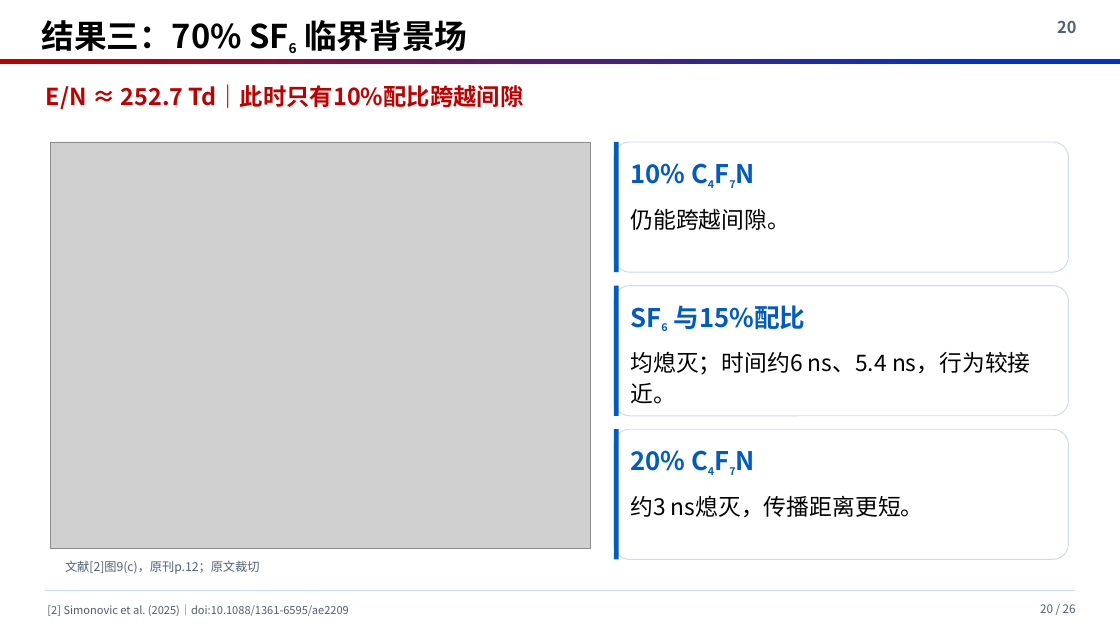
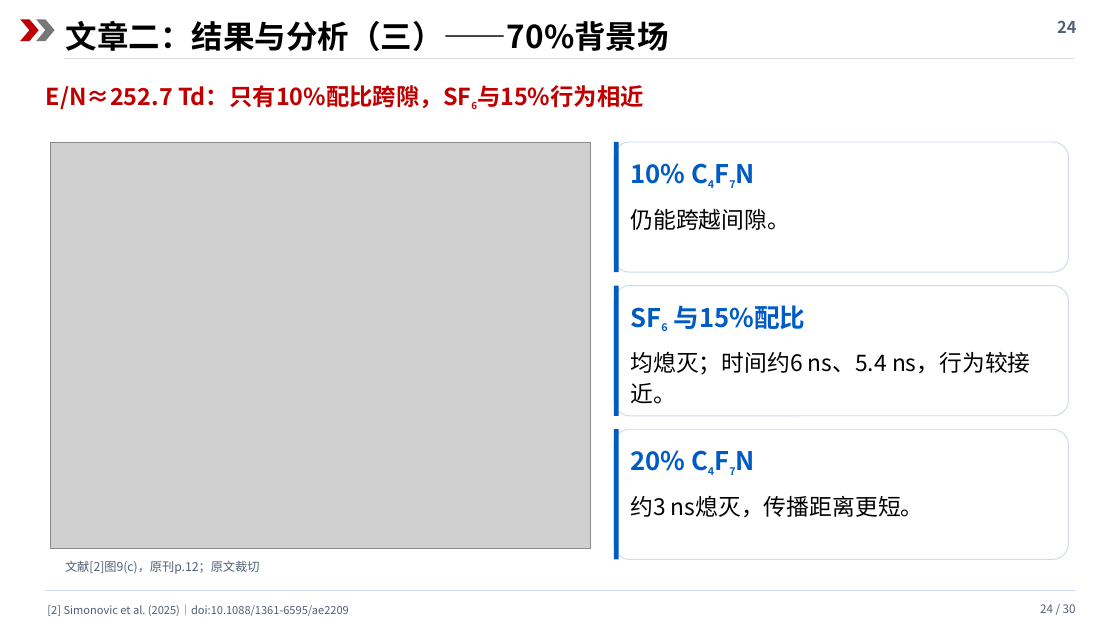
Before and after one commit to cass1223/cassbook, a slide deck: slide 24 of presentations/c4f7n/c4f7n_review.pptx (slide 20 before the commit). Drawn at 1120x630 pixels with LibreOffice and Linux fonts; fonts in the diff are those of the drawing; grey boxes stand for pictures. Boxes give left, top, right and bottom in pixels: in the first picture for what was removed or moved away, otherwise in the second. Text is boxed around its words. In the diff, an @@ line names an element or a change of style, - is before the commit and + after.

```diff
--- a/presentations/c4f7n/c4f7n_review.pptx
+++ b/presentations/c4f7n/c4f7n_review.pptx
@@ rectangle added at (0, 0, 1120, 71), fill #FFFFFF @@
@@ chevron added at (20, 19, 39, 41), fill #C00000 @@
@@ chevron added at (36, 19, 55, 41), fill #777777 @@
@@ text at (66, 21, 669, 51): text changed; size 28 to 27 pt @@
-结果三：70% SF6 临界背景场
+文章二：结果与分析（三）——70%背景场
@@ rectangle removed at (1008, 0, 1120, 55) @@
@@ text at (1057, 20, 1076, 33): text changed @@
-20
+24
@@ line added from (64, 58) to (1074, 58), #D7D7D7 0.7 pt @@
@@ text at (46, 85, 644, 110): text changed @@
-E/N ≈ 252.7 Td｜此时只有10%配比跨越间隙
+E/N≈252.7 Td：只有10%配比跨隙，SF6与15%行为相近
@@ text at (1040, 604, 1076, 613): text changed @@
-20 / 26
+24 / 30
```
Also in this commit, not shown: 16 other slides changed, 13 slides added, 9 slides removed, 4 other files.
